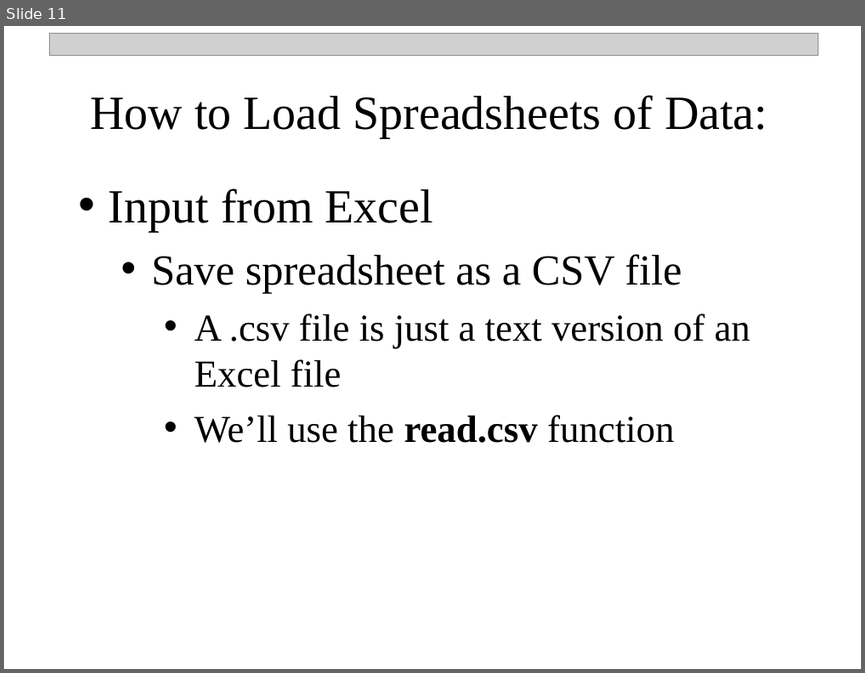
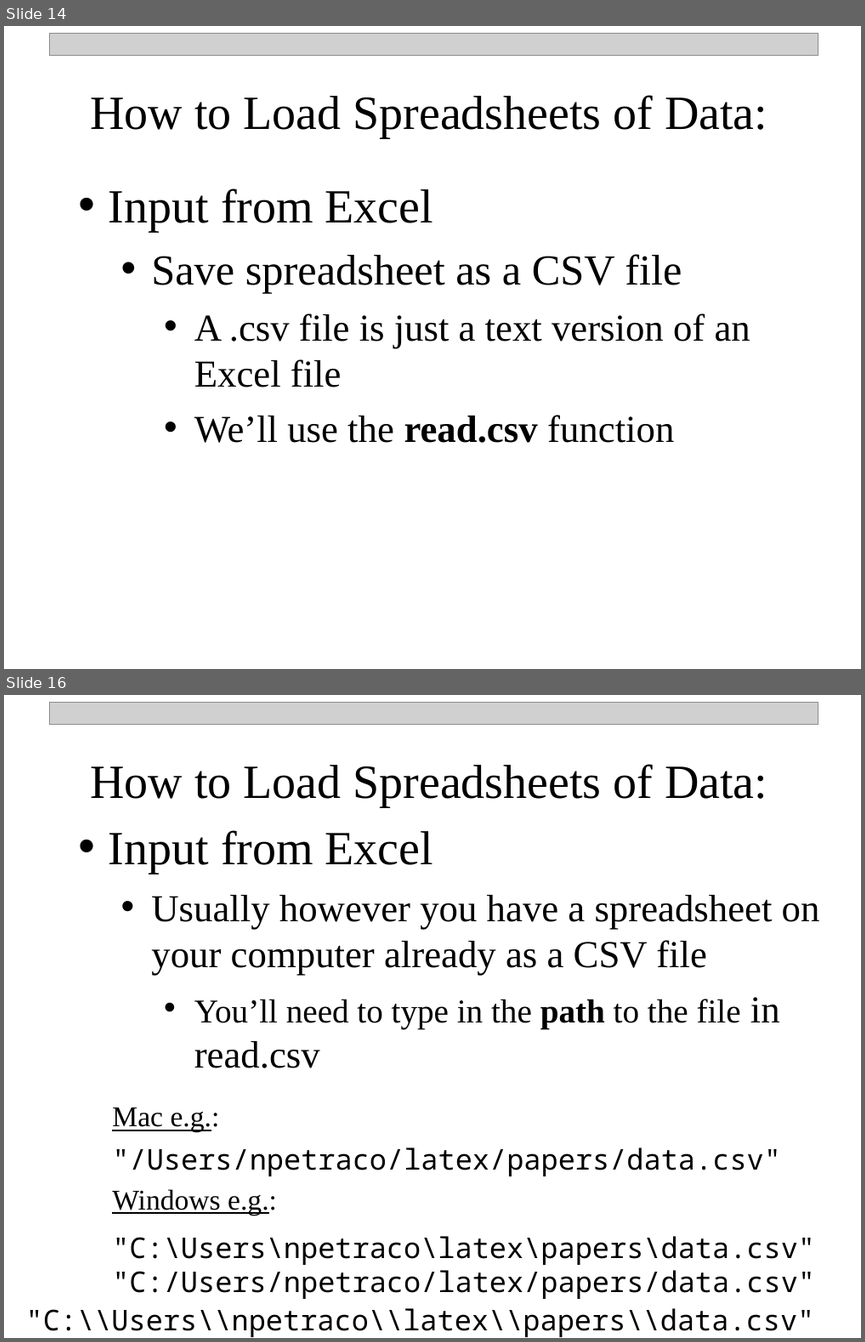
Before and after one commit to npetraco/Rworkshop, a slide deck: notes/two_day/day_1.pptx. Shown one above the other, each under a label of ours: slide 11 before the commit, slides 14 and 16 after it; the slides between them are not shown. The pictures are 865x673 and 865x1342 pixels, drawn with LibreOffice and Linux fonts; fonts in the diff are those of the drawing; grey boxes stand for pictures. Boxes give left, top, right and bottom in pixels: in the first picture for what was removed or moved away, otherwise in the second. Text is boxed around its words. In the diff, an @@ line names an element or a change of style, - is before the commit and + after.

```diff
--- a/notes/two_day/day_1.pptx
+++ b/notes/two_day/day_1.pptx
@@ slide 16 added at (4, 695, 861, 1338), background #FFFFFF @@
@@ picture added at (49, 702, 818, 724) @@
@@ text added at (90, 764, 767, 806), 40 pt, text #000000 @@
+How to Load Spreadsheets of Data:
@@ text added at (109, 830, 820, 1068), 32 pt, text #000000 @@
+  • Input from Excel
+    • Usually however you have a spreadsheet on your computer already as a CSV file
+      • You’ll need to type in the path to the file in read.csv
@@ text added at (112, 1107, 220, 1132), 24 pt, text #000000, underline @@
+Mac e.g.:
@@ text added at (112, 1147, 781, 1176), 24 pt, text #000000 @@
+"/Users/npetraco/latex/papers/data.csv"
@@ text added at (112, 1189, 277, 1215), 24 pt, text #000000, underline @@
+Windows e.g.:
@@ text added at (112, 1236, 815, 1299), 24 pt, text #000000 @@
+"C:\Users\npetraco\latex\papers\data.csv"
+"C:/Users/npetraco/latex/papers/data.csv"
@@ text added at (26, 1308, 815, 1337), 24 pt, text #000000 @@
+"C:\\Users\\npetraco\\latex\\papers\\data.csv"
@@ what was slide 11 is now slide 14 @@
```
Also in this commit, not shown: 7 slides changed, 2 other slides added, 4 other files.
